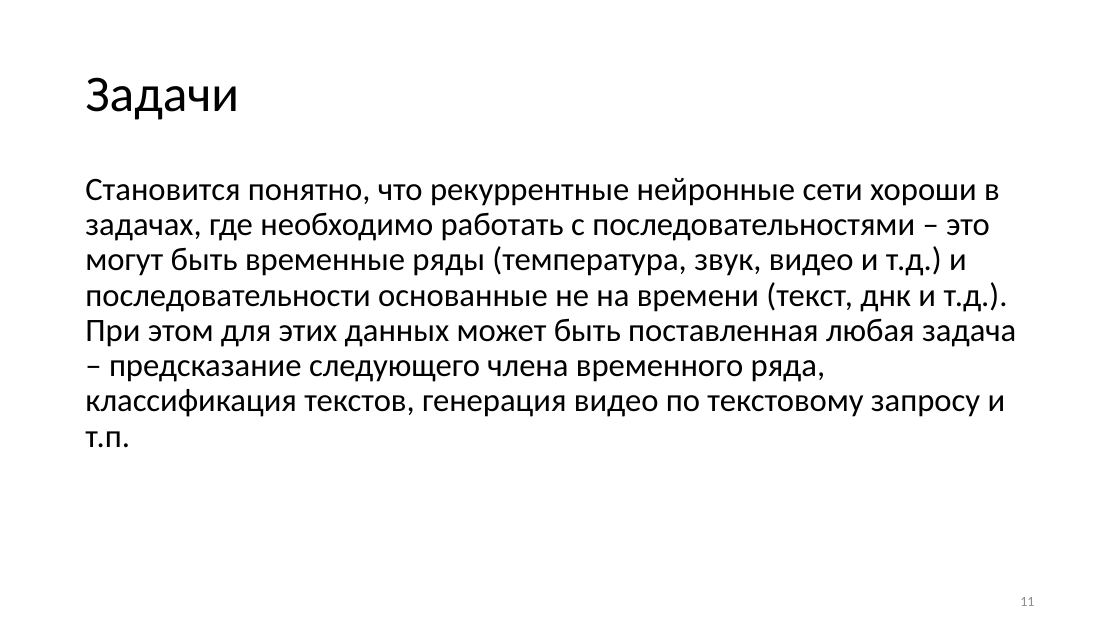
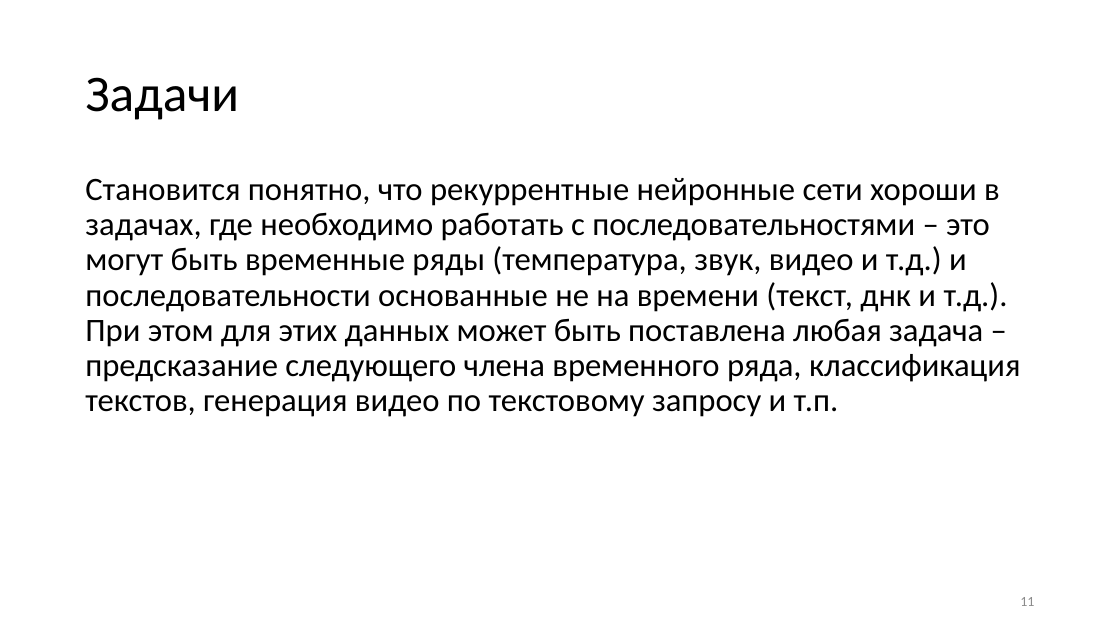
Before and after one commit to VictorAboba/Masters_lec, a slide deck: slide 11 of Lecture_3/rnn.pptx. Drawn at 1120x630 pixels with LibreOffice and Linux fonts; fonts in the diff are those of the drawing. Boxes give left, top, right and bottom in pixels: in the first picture for what was removed or moved away, otherwise in the second. Text is boxed around its words. In the diff, an @@ line names an element or a change of style, - is before the commit and + after.

```diff
--- a/Lecture_3/rnn.pptx
+++ b/Lecture_3/rnn.pptx
@@ text at (85, 178, 1021, 417): text changed @@
-Становится понятно, что рекуррентные нейронные сети хороши в задачах, где необходимо работать с последовательностями – это могут быть временные ряды (температура, звук, видео и т.д.) и последовательности основанные не на времени (текст, днк и т.д.). При этом для этих данных может быть поставленная любая задача – предсказание следующего члена временного ряда, классификация текстов, генерация видео по текстовому запросу и т.п.
+Становится понятно, что рекуррентные нейронные сети хороши в задачах, где необходимо работать с последовательностями – это могут быть временные ряды (температура, звук, видео и т.д.) и последовательности основанные не на времени (текст, днк и т.д.). При этом для этих данных может быть поставлена любая задача – предсказание следующего члена временного ряда, классификация текстов, генерация видео по текстовому запросу и т.п.
```
Also in this commit, not shown: 2 other files.
